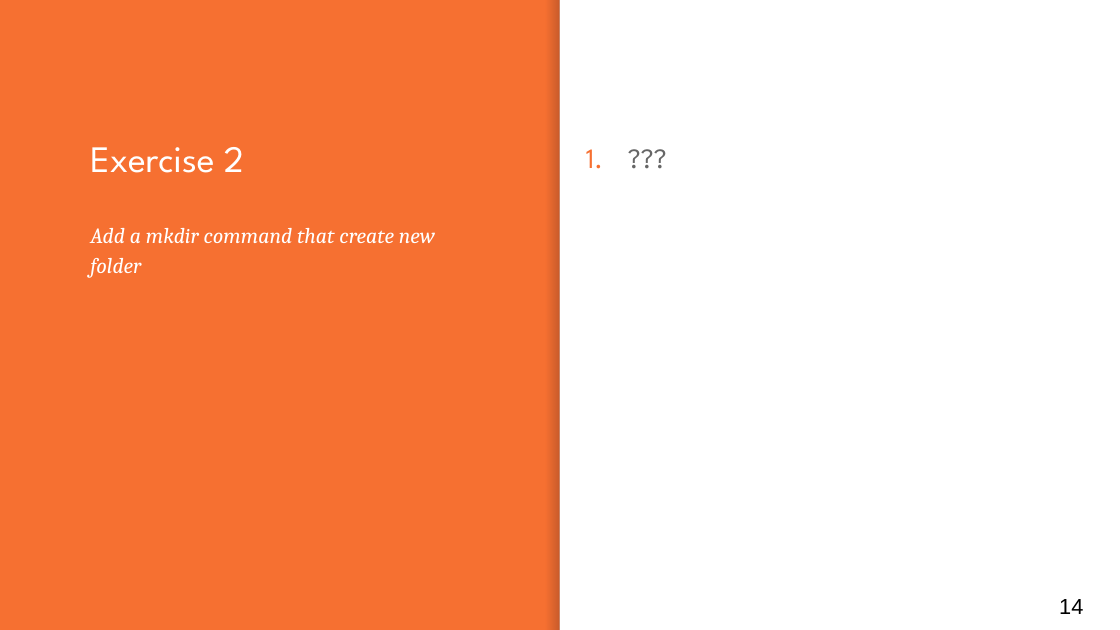
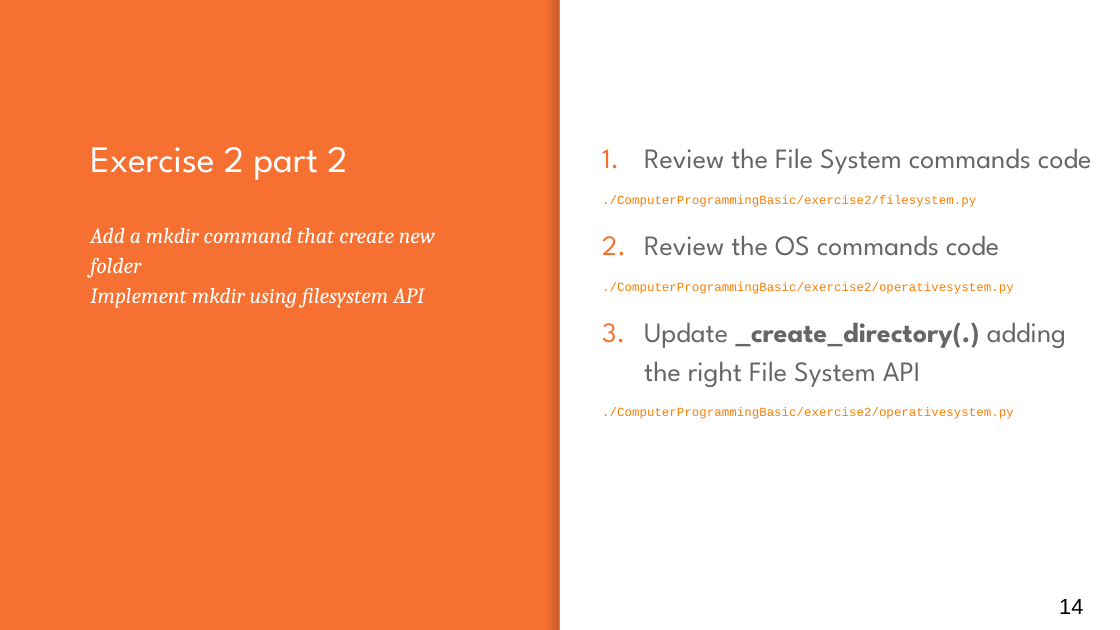
Before and after one commit to antfin/ComputerProgrammingBasic, a slide deck: slide 14 of lessons/Lesson_2.pptx. Drawn at 1120x630 pixels with LibreOffice and Linux fonts; fonts in the diff are those of the drawing. Boxes give left, top, right and bottom in pixels: in the first picture for what was removed or moved away, otherwise in the second. Text is boxed around its words. In the diff, an @@ line names an element or a change of style, - is before the commit and + after.

Commit message:
Completed lesson and exercise 2

```diff
--- a/lessons/Lesson_2.pptx
+++ b/lessons/Lesson_2.pptx
@@ title at (90,147,347,180): text changed @@
-Exercise 2
+Exercise 2 part 2
@@ text removed at (561,124,1116,504) @@
-1. ???
@@ text added at (602,148,1091,419), 8 pt, text #FA8006 @@
+1. Review the File System commands code
+./ComputerProgrammingBasic/exercise2/filesystem.py
+2. Review the OS commands code
+./ComputerProgrammingBasic/exercise2/operativesystem.py
+3. Update _create_directory(.) adding the right File System API
+./ComputerProgrammingBasic/exercise2/operativesystem.py
@@ subtitle at (90,288,424,308): paragraph added @@
+Implement mkdir using filesystem API
```
Also in this commit, not shown: 1 other slide changed, 7 other files.
